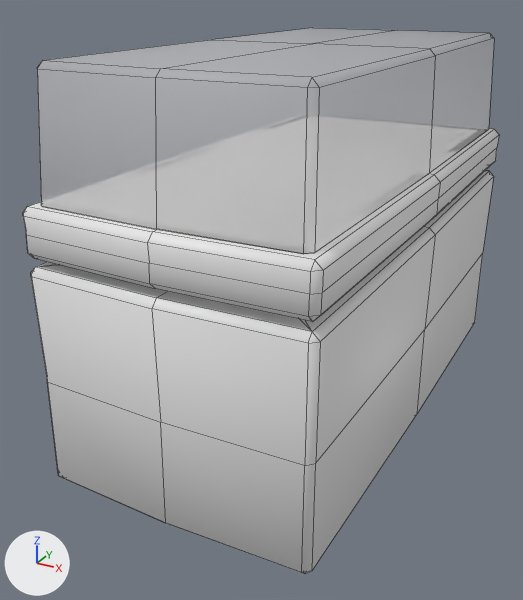
Before and after pictures for a commit that changed the FBX model Assets/Meshes/LP_Vitrine_exposition.fbx.
Camera for both pictures: a 50 mm lens placed at (0.698, -1.496, 1.022), pointed at (-0.069, -0.101, 0.325). Lighting does not change. The marker at lower left points along +X, +Y and +Z. The picture after the commit comes second. Mesh edges are drawn as thin lines. Where no turn or scale is listed for an object, it has been applied to the vertices.

Names of what the first picture shows: 'Vitrine Expositiion LP.001'.
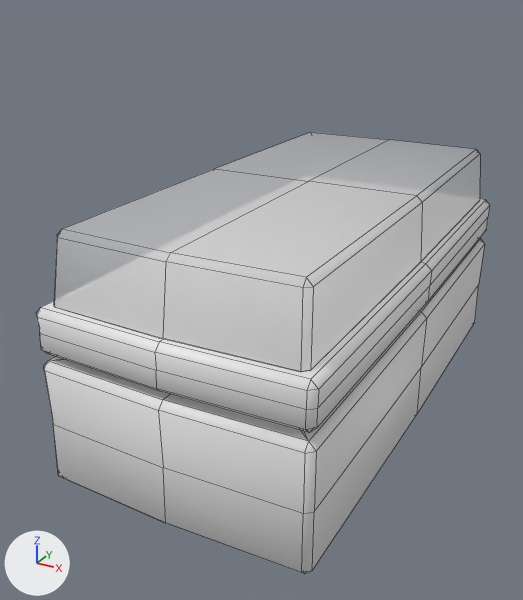
The change, as a diff of the scene's bpy script:
```diff
--- a/Assets/Meshes/LP_Vitrine_exposition.fbx.py
+++ b/Assets/Meshes/LP_Vitrine_exposition.fbx.py
@@ me_cube_032 @@
 # used by ob_vitrine_expositiion_lp_001; location = (0.0, 0.0, 0.0)
-me_cube_032.from_pydata(...)  # 237 vertices, 244 faces; spans x -0.305..0.305, y -0.61..0.61, z 0.0..0.9
+me_cube_032.from_pydata(...)  # 213 vertices, 220 faces; spans x -0.305..0.305, y -0.61..0.61, z 0.0..0.6
+# me_cube_032 part 1
+# 40 vertices are removed from x -0.28..0.28, y -0.585..0.585, z 0.65..0.652
+# 44 faces are deleted
+# 105 vertices in x -0.305..0.305, y -0.61..0.61, z 0.519..0.652 move by (0.0, 0.0, -0.2)
+# 21 vertices in x -0.27..0.27, y -0.564..0.564, z 0.888..0.9 move by (0.0, 0.0, -0.3)
+# 12 vertices in x -0.303..0.303, y -0.607..0.607, z 0.292 move by (0.0, 0.0, -0.1)
+# 16 vertices are added at x -0.28..0.28, y -0.585..0.585, z 0.45..0.452
+# 20 new faces join them, mat_glass (its picture is missing)
 me_cube_032.materials.append(mat_material_001)
```

Changed parts and their boxes (x1, y1, x2, y2) in the pictures (523 x 600 px; the box of a moved part takes in the faces that stretch with it):
'Vitrine Expositiion LP.001', reshaped (19% shorter): before (23, 28, 499, 574); after (36, 132, 490, 574)
part 1 of me_cube_032, moved or reshaped: before (23, 39, 499, 343); after (36, 155, 490, 453)
